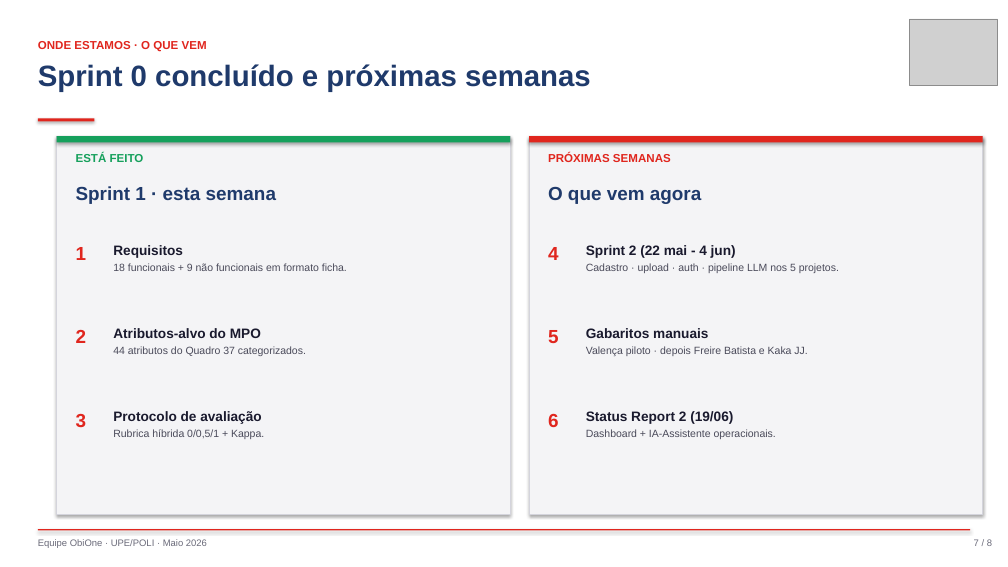
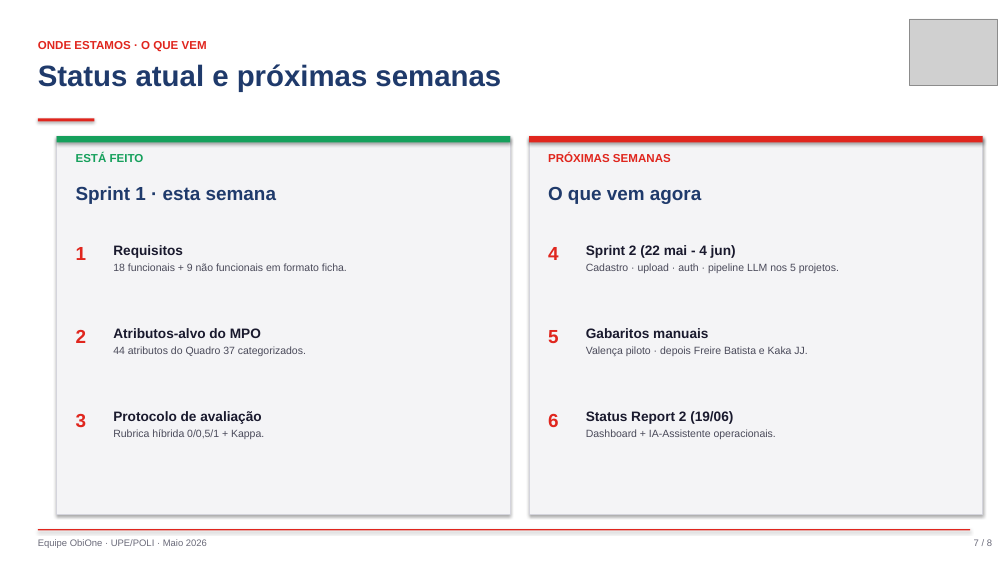
Before and after one commit to raniel90/obione, a slide deck: slide 7 of atividades/apresentacoes/sr1_2026-05-22.pptx. Drawn at 1008x567 pixels with LibreOffice and Linux fonts; fonts in the diff are those of the drawing; grey boxes stand for pictures. Boxes give left, top, right and bottom in pixels: in the first picture for what was removed or moved away, otherwise in the second. Text is boxed around its words. In the diff, an @@ line names an element or a change of style, - is before the commit and + after.

```diff
--- a/atividades/apresentacoes/sr1_2026-05-22.pptx
+++ b/atividades/apresentacoes/sr1_2026-05-22.pptx
@@ text at box(38, 64, 501, 91): text changed @@
-Sprint 0 concluído e próximas semanas
+Status atual e próximas semanas
```
Also in this commit, not shown: 1 other file.
